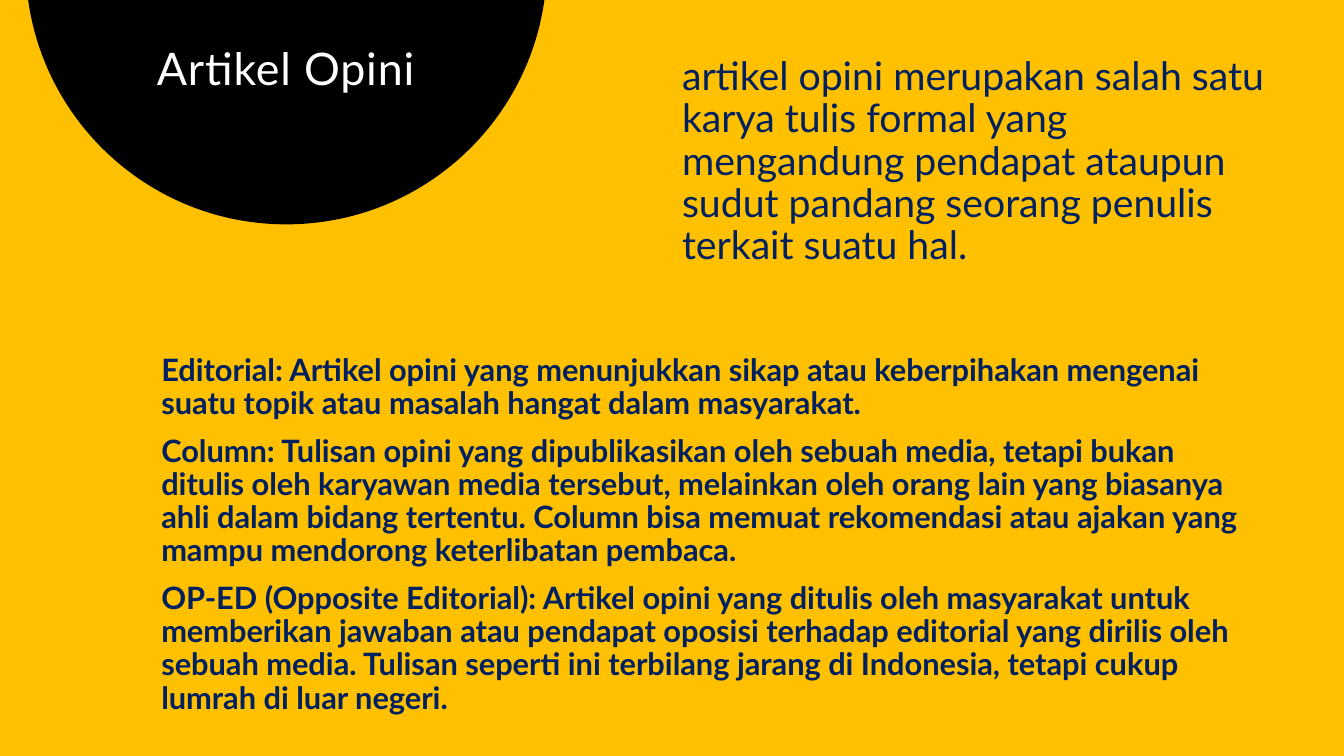
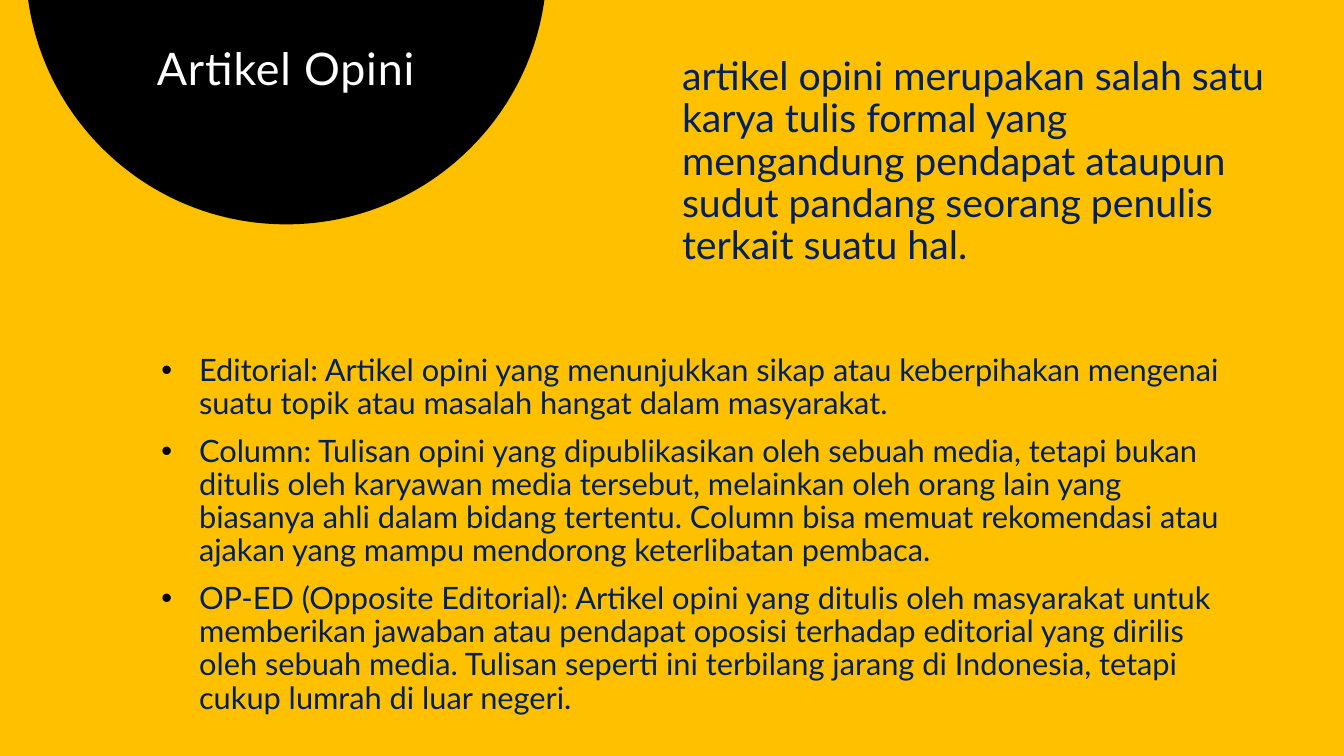
Before and after one commit to chariotofthesun/kkngenap2024, a slide deck: slide 9 of petunjuk teknis luaran kkn untag sby.pptx (slide 7 before the commit). Drawn at 1344x756 pixels with LibreOffice and Linux fonts; fonts in the diff are those of the drawing. Boxes give left, top, right and bottom in pixels: in the first picture for what was removed or moved away, otherwise in the second. Text is boxed around its words. In the diff, an @@ line names an element or a change of style, - is before the commit and + after.

```diff
--- a/petunjuk teknis luaran kkn untag sby.pptx
+++ b/petunjuk teknis luaran kkn untag sby.pptx
@@ text "Editorial: Artikel opini yang menunjukkan ..." at (199,358,1219,715): bold off; bullet none to • @@
```
Also in this commit, not shown: 8 other slides changed, 5 slides added, 12 slides removed.
